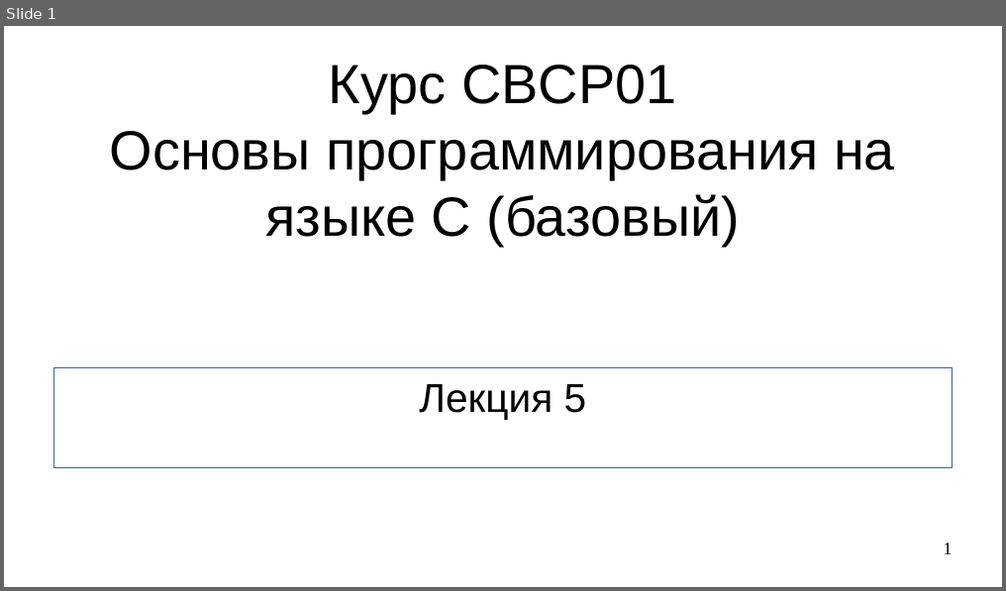
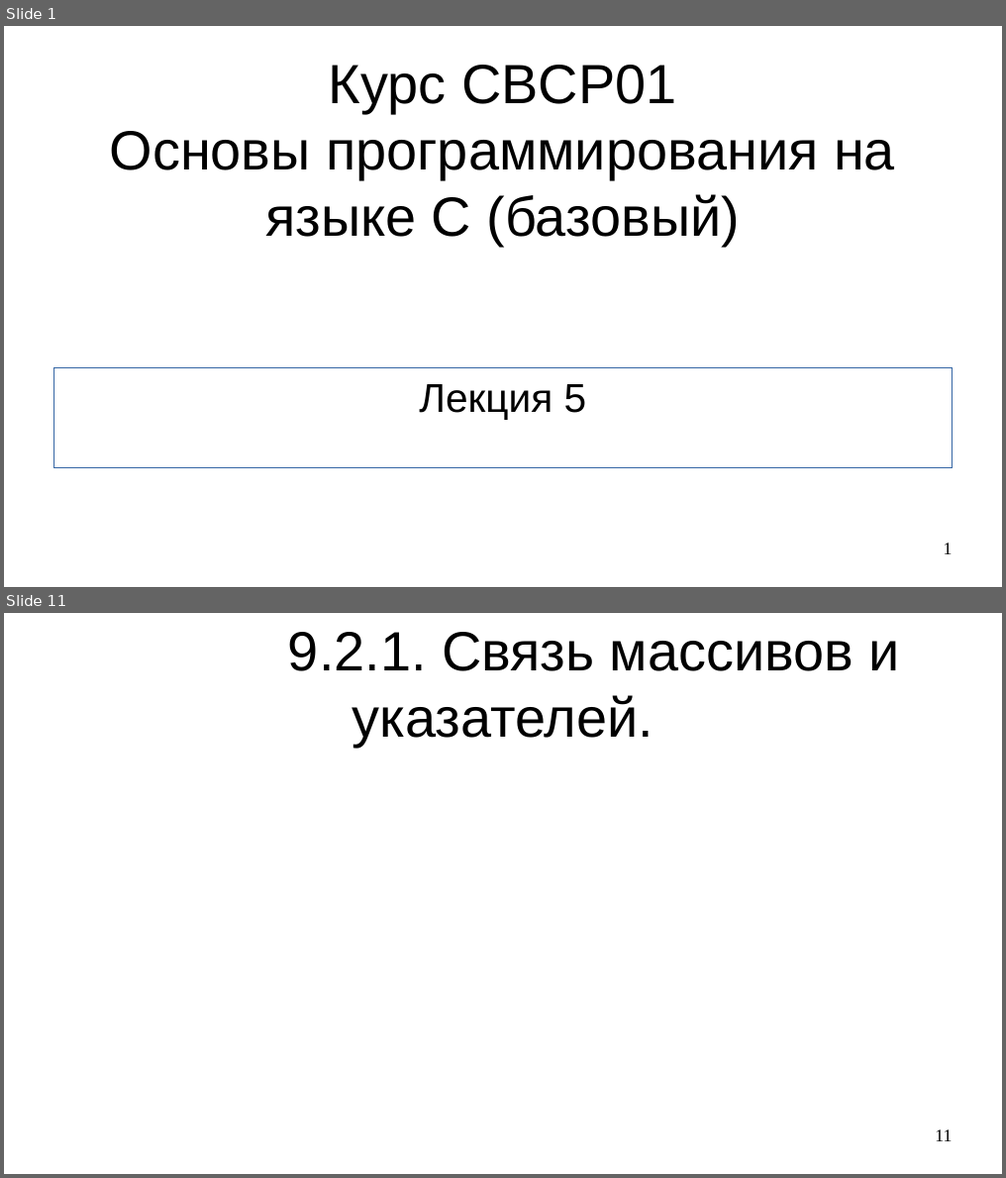
Before and after one commit to steelcraft/stud-lab, a slide deck: Лекции/CBCP01#L5.odp. Shown one above the other, each under a label of ours: slide 1 before the commit, slides 1 and 11 after it; the slides between them are not shown. The pictures are 1006x591 and 1006x1178 pixels, drawn with LibreOffice and Linux fonts; fonts in the diff are those of the drawing. Boxes give left, top, right and bottom in pixels: in the first picture for what was removed or moved away, otherwise in the second. Text is boxed around its words. In the diff, an @@ line names an element or a change of style, - is before the commit and + after.

```diff
--- a/Лекции/CBCP01#L5.odp
+++ b/Лекции/CBCP01#L5.odp
@@ slide 11 added at (4,613,1002,1174), background #FFFFFF @@
@@ title added at (288,632,900,747), 44 pt, text #000000 @@
+9.2.1. Связь массивов и указателей.
@@ page number added at (935,1130,951,1142), 14 pt, text #000000 @@
+11
```
Also in this commit, not shown: 17 other slides added.
